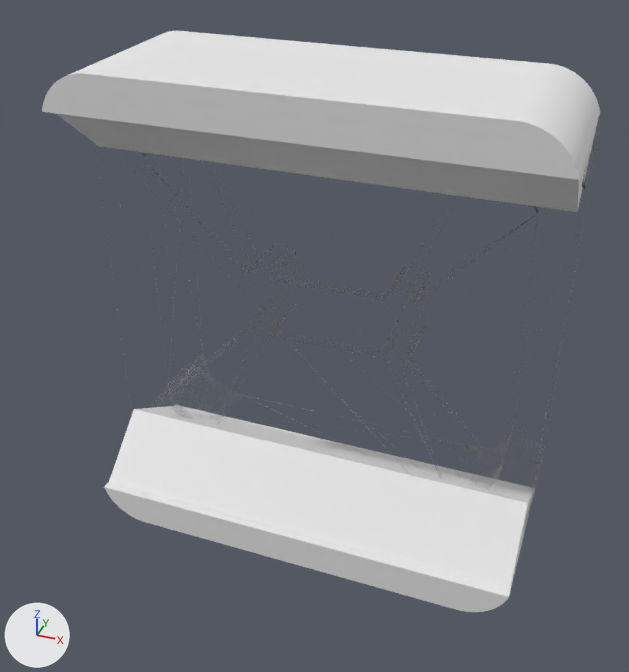
What one commit did to the Blender file hw/buttonTmp.blend.
Camera for both pictures: a 50 mm lens placed at (9.2, -24.0, 17.1), pointed at (-0.8, 2.7, -0.4). Lighting does not change. The marker at lower left points along +X, +Y and +Z.

Names of what the first picture shows: 'Cube', 'KailhCap v0.001', 'KailhCap v0.002'.
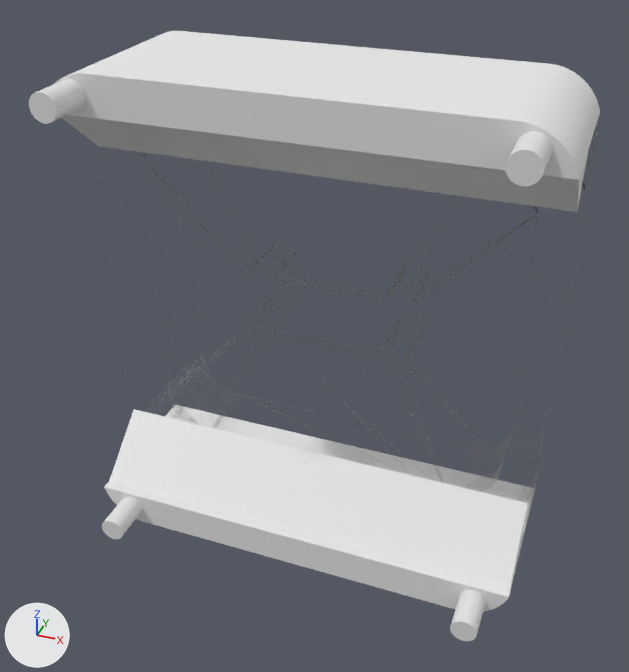
The change, as a diff of the scene's bpy script:
```diff
--- a/hw/buttonTmp.blend.py
+++ b/hw/buttonTmp.blend.py
@@ me_cube @@
 me_cube.from_pydata(...)  # 6 vertices, 5 faces; spans x -8.8..8.8, y -1.7..4.5, z -0.7..1.5
 # used by ob_cube; location = (-0.75, 1.99, -7.76)
-me_cube.vertices[2].co = (-8.7, 4.5, -0.7)  # pixel (176, 405)
-me_cube.vertices[5].co = (8.8, 4.4, -0.7)  # pixel (534, 489)
+# me_cube part 1
+me_cube.vertices[2].co = (-8.7, 1.0, -0.7)
+me_cube.vertices[5].co = (8.8, 0.9, -0.7)  # pixel (521, 544)
@@ ob_cylinder @@
 _m = ob_cylinder.modifiers.new('Array.001', 'ARRAY')
 _m.use_relative_offset = False
-ob_cylinder.hide_viewport = True
```

Location of each change, (x1, y1, x2, y2) in pixels of the pictures (629 x 672 px; the box of a moved part takes in the faces that stretch with it):
'Cube', reshaped
    before: (55, 113, 599, 590)
    after: (61, 115, 589, 590)
'Cylinder', shown
    after: (29, 79, 552, 641)
part 1 of me_cube, moved or reshaped
    before: (135, 117, 599, 588)
    after: (510, 149, 589, 588)
